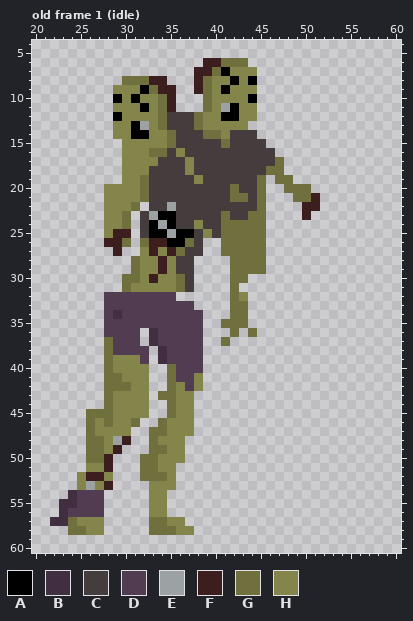
A pixel-art file gets an edit: Assets/_Dev/Maxim/Characters/BigZombie/big_zombie.aseprite. The picture above was drawn from the file before the commit.
72x64 pixels, 8 frames. Shown: old frame 1 (idle): x 20..60, y 4..60. The commit also changed other frames, which this record leaves out.
Palette (. is transparent): A #000000  B #412f41  C #453d3d  D #523c52  E #9ca1a4  F #3d1e1e  G #6f703d  H #83854a
Pixels before, old frame 1 (idle), first column x 22:
 6 .................FFGGG........
 7 ................FFGAHHH.......
 8 ........GGGFF...FGHHAHA.......
 9 .......HHHAGFF..FGHAHHH.......
10 .......AHAHHGF...GHHHHA.......
11 .......HHHAHGF...GHEAHH.......
12 .......AHHHHGCCCGHHAAHH.......
13 .......HHAEHGCCCGHHHHH........
14 .......HHAAHHGCCCGGHCCC.......
15 ........HHHHHGCCCCCGCCCC......
16 ........HHHGGCHCCCCCCCCCC.....
17 ........HHHHCCCHCCCCCCCCCG....
18 ........HHHCCCCHCCCCCCCCGG....
19 ........HHGCCCCCHCCCCCCG.GG...
20 ......HHHHGCCCCCCCCCGCCG..GGG.
21 ......HHHHGCCCCCCCCCGGCG...GGF
22 ......HHHG.CCECCCCCCCCCG....FF
23 ......HHG.CEAACCCCCGCCGG....F.
24 ......HHG.CAEACCHCCGGGGG......
25 ......HFF.CAAEAACHCGGGGG......
26 ......FFG.GFFAAGC..GGGGG......
27 .......F..HFHFGCC..GGGGG......
28 .........GHHFHCC....GGGG......
29 .........GHHFHCC....GGGG......
30 ........GGHFHHGC....GG........
31 ........GHHHHHGC....G.........
32 ......DDDDDDDD......GH........
33 ......DDDDDDDDDD....GG........
34 ......DBDDDDDDDDD...GG........
35 ......DDDDDDDDDDD..GGG........
36 ......DDDD.BDDDDD...G.G.......
37 ......GDDD.BDDDDD..G..........
38 ......GDDDD.BDDDD.............
39 ......GHHHD.BDDDD.............
40 ......GHHHH..GDDD.............
41 ......GGHHH..GDDH.............
42 ......GGGHH..GHDH.............
43 ......GHHHH.GGHH..............
44 ......GHHHH..GHH..............
45 ....GGGHHHH..GHH..............
46 ....GHGHHG..GHHH..............
47 ....GHHHH..GGHHH..............
48 ....GGHEF..GHHH...............
49 ....GGHF...GGHH...............
50 ....GGF...GGHHH...............
51 ....HHF...GGHH................
52 ...HFFH...GGGH................
53 ...HEHF....HHH................
54 ..BDDD.....HH.................
55 .BBDDD.....HH.................
56 .BDDDD.....HH.................
57 BBGHHH.....GGHH...............
58 ..GGHH.....GGGHH..............
And afterwards:
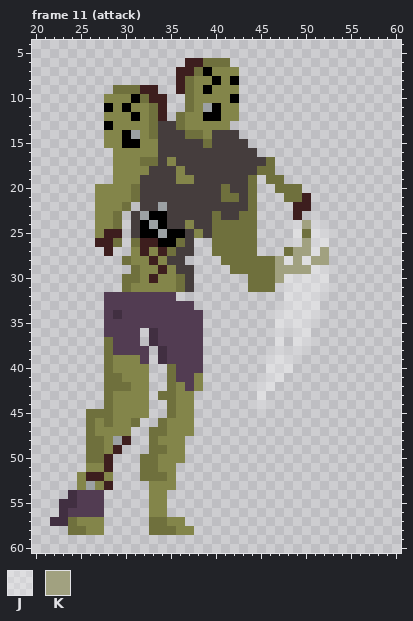
Colours new in this view: J #ffffff58  K #a1a180
A new or re-ordered frame is compared with the old frame closest to it.
From the commit log: Update house break logic, add big zombie attack animation
From old to new:
frames 8 -> 15
layer "Layer 2" added
Frame 11 (attack) is new; against old frame 1 (idle), layers "Layer 2", "Layer 1":
y 6: x 37..40 ..FF -> FFGG; x 42..43 GG -> ..
y 7: x 36..41 ..FFGA -> FFGAHH; x 43..44 HH -> ..
y 8: x 30..34 GGGFF -> .....; x 36..40 ..FGH -> FGHHA; x 43..44 HA -> ..
y 9: x 29..39 HHHAGFF..FG -> GGGFF..FGHA; x 41 A -> H; x 43..44 HH -> ..
y 10: x 28..29 .A -> HH; x 32..35 HHGF -> GFF.; x 37..39 ..G -> GHH; x 42..44 HHA -> A..
y 11: x 28 . -> A; x 30 H -> A; x 32..35 AHGF -> HGF.; x 37..44 ..GHEAHH -> GHEAHH..
y 12: x 28..29 .A -> HH; x 31 H -> A; x 33..44 HGCCCGHHAAHH -> GF.GHHAAHH..
y 13: x 28 . -> A; x 31..34 AEHG -> HHGC; x 36..38 CCG -> GHH; x 42..43 HH -> ..
y 14: x 28 . -> H; x 30..35 HAAHHG -> AEHGCC; x 37..41 CCGGH -> GGHCC; x 43..44 CC -> ..
y 15: x 28..31 ..HH -> HHAA; x 34..35 HG -> CC; x 39 C -> G; x 41 G -> C; x 44..45 CC -> ..
y 16: x 29 . -> H; x 33..34 GG -> HC; x 36 H -> C; x 45..46 CC -> ..
y 17: x 29 . -> H; x 32..33 HH -> GG; x 35 C -> H; x 37 H -> C; x 46..47 CG -> G.
y 18: x 29 . -> H; x 36..37 CH -> HC; x 45 C -> G; x 47 G -> .
y 19: x 29 . -> H; x 32 G -> C; x 36..38 CCH -> HHC; x 44..46 CG. -> G.G; x 48 G -> .
y 20: x 27 . -> H; x 31..32 HG -> GC; x 41..42 CG -> GC; x 44..45 CG -> G.; x 47 . -> G; x 50 G -> .
y 21: x 27 . -> H; x 31..32 HG -> GC; x 41 C -> G; x 43..45 GCG -> CG.; x 48 . -> G; x 50..51 GF -> F.
y 22: x 27 . -> H; x 30..32 HG. -> G.C; x 34..35 CE -> EC; x 44..45 CG -> G.; x 49 . -> F; x 51 F -> .
y 23: x 27 . -> H; x 29..33 HG.CE -> G.CEA; x 35 A -> C; x 40..41 CG -> GC; x 43 C -> G; x 45 G -> .; x 49..50 .F -> F.
y 24: x 27 . -> H; x 29..35 HG.CAEA -> G.CAEAC; x 37..38 CH -> HC; x 40 C -> G; x 45 G -> .; x 49..51 ... -> JKJ
y 25: x 27..28 .H -> HF; x 30..32 F.C -> .CA; x 34..35 AE -> EA; x 37..40 ACHC -> CHCG; x 45 G -> .; x 49..52 .... -> JGJJ
y 26: x 27 . -> F; x 29..32 FG.G -> G.GF; x 34 F -> A; x 36..38 AGC -> GC.; x 40 . -> G; x 45 G -> .; x 49..52 .... -> JKJJ
y 27: x 28..29 .F -> F.; x 31..36 .HFHFG -> HFHFGC; x 38 C -> .; x 40 . -> G; x 45 G -> .; x 48..52 ..... -> GKKJK
y 28: x 30..31 .G -> GH; x 33..35 HFH -> FHC; x 37 C -> .; x 41 . -> G; x 46..52 ....... -> GKJKJKK
y 29: x 46..52 ....... -> GKKKKJJ
y 30: x 42..52 GG......... -> ..GGGKJJJJJ
y 31: x 42 G -> .; x 44..46 ... -> GGG; x 48..52 ..... -> JJJJJ
y 32: x 42..43 GH -> ..; x 48..51 .... -> JJJJ
y 33: x 42..43 GG -> ..; x 48..51 .... -> JJJJ
y 34: x 42..43 GG -> ..; x 47..51 ..... -> JJJJJ
y 35: x 41..43 GGG -> ...; x 47..50 .... -> JJJJ
y 36: x 42 G -> .; x 44 G -> .; x 47 . -> J; x 49..50 .. -> JJ
y 37: x 41 G -> .; x 47 . -> J; x 49..50 .. -> JJ
y 38: x 47 . -> J; x 49 . -> J
y 39..40: x 46..48 ... -> JJJ
y 41: x 46..47 .. -> JJ
y 42: x 45..46 .. -> JJ
y 43..44: x 45 . -> J
